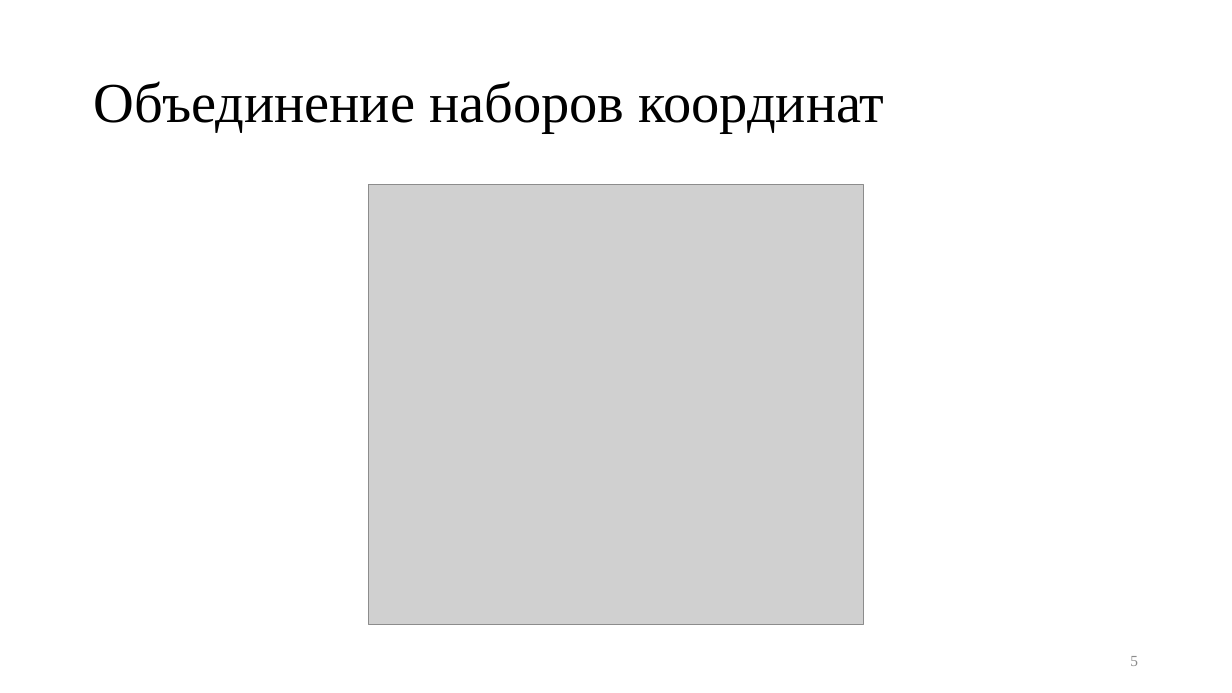
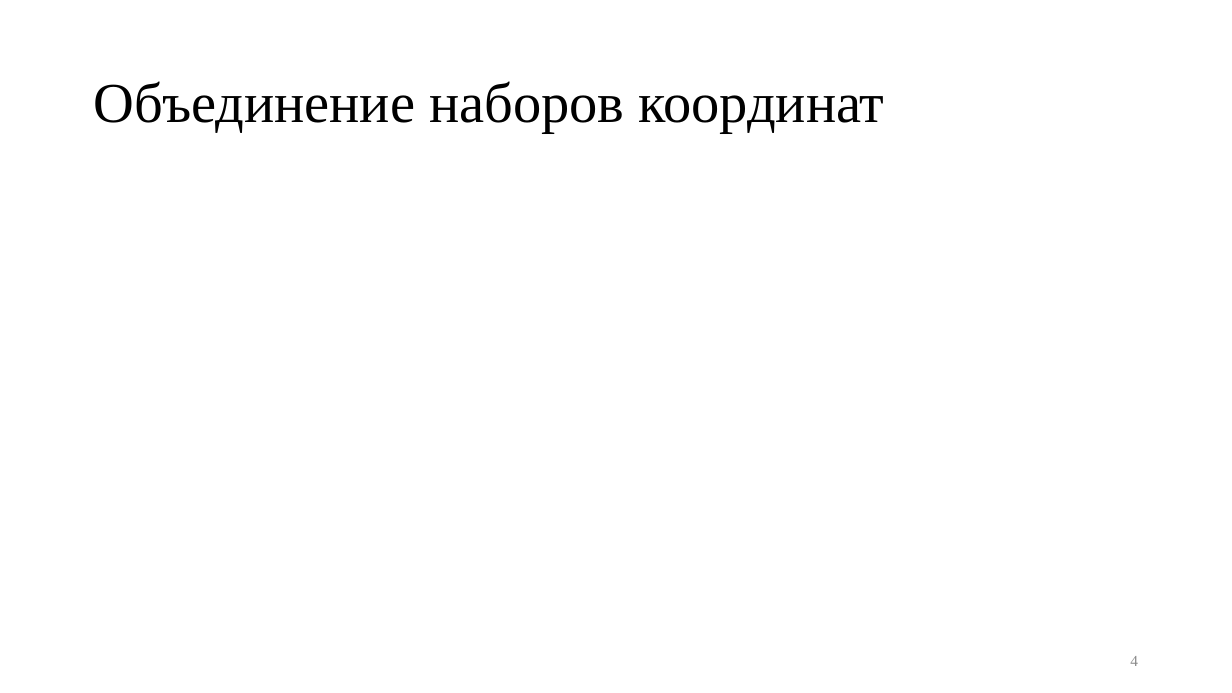
Before and after one commit to kaedvann/TrackFilter, a slide deck: slide 4 of docs/thesis/thesis.pptx (slide 5 before the commit). Drawn at 1232x693 pixels with LibreOffice and Linux fonts; fonts in the diff are those of the drawing; grey boxes stand for pictures. Boxes give left, top, right and bottom in pixels: in the first picture for what was removed or moved away, otherwise in the second. Text is boxed around its words. In the diff, an @@ line names an element or a change of style, - is before the commit and + after.

```diff
--- a/docs/thesis/thesis.pptx
+++ b/docs/thesis/thesis.pptx
@@ picture removed at <box>369,185,863,625</box> @@
@@ page number at <box>1130,656,1138,666</box>: text changed @@
-5
+4
```
Also in this commit, not shown: 7 other slides changed, 1 slide removed, 11 other files.
